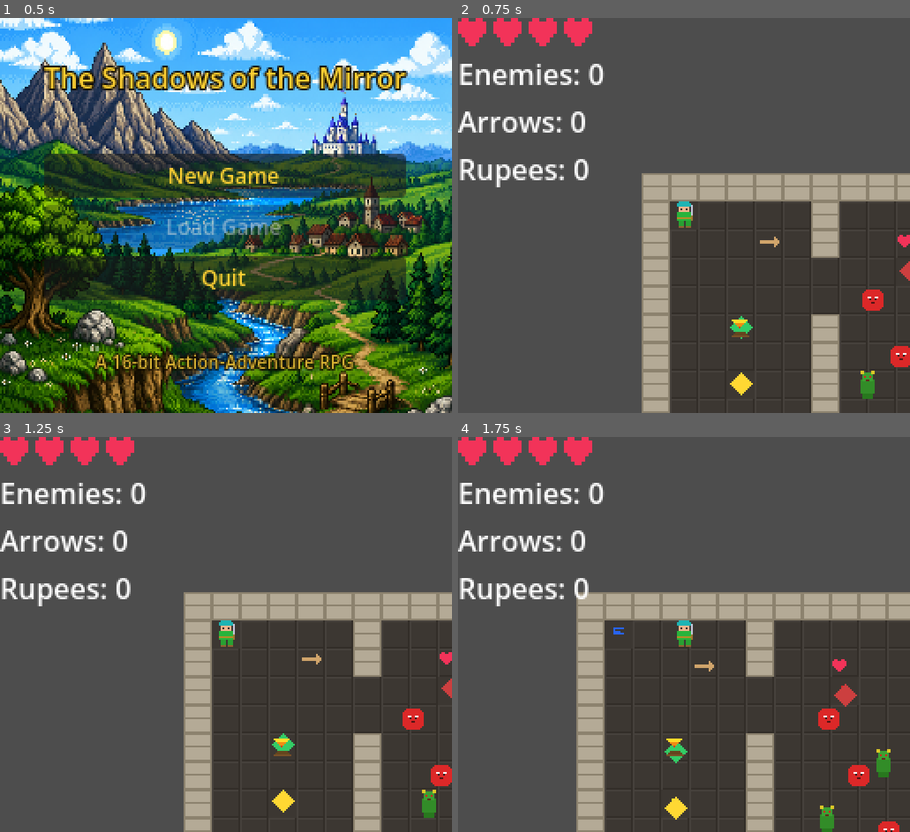
Above: before the commit, frames 1-4 (two rows, left to right).
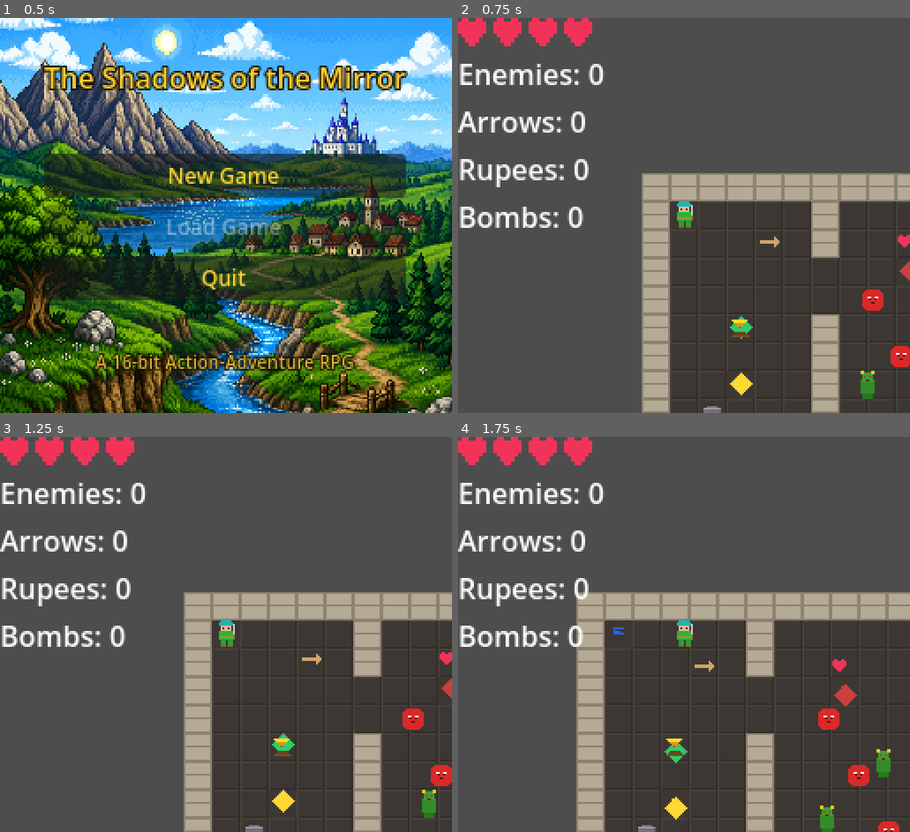
Above: after the commit, the same moments.

Repository: jjmcnerney/the-shadows-of-the-mirror
Game: Godot game, scene res://scenes/main/main_menu.tscn
The game is run twice, just before and just after one commit, with the same random seed, the same clock (stepped at 60 frames per second) and the same inputs.
Inputs:
- Up to frame 1 (0.5 s): no input
- Up to frame 2 (0.75 s): click "New Game" at 0.5 s
- Up to frame 3 (1.25 s): no input
- Up to frame 4 (1.75 s): hold D (move_right) from 1.28 s (still down); hold L (item) from 1.28 s (still down); tap W (move_up) at 1.52 s

Frame 1 is identical in both runs. In frame 2, 0.8% of the frame differs, in the area x 0-59%, y 47-100%; in frame 3, 0.8%; in frame 4, 0.8%.

Commit message:
feat: bombs usable — Bomb Bag grants 20 bombs, place + explode, breakable rocks
Implements plan T2.2.3 (bombs placed on ground, explode after delay,
breakable rocks). The bomb_bag key item already existed but granted no
bombs and bombs had no behavior.

- scenes/items/bomb.gd/.tscn: Area2D bomb, 1.5s fuse, 22px blast radius,
  damages enemies (DAMAGE 2) and breaks rocks. apply_blast(bodies) seam
  drives effects deterministically for headless tests.
- scenes/items/bombable_rock.gd/.tscn: StaticBody2D rock, try_break()
  disables collision + frees; breakable flag for future hard rocks.
- player.gd _use_item(): "item" action drops a bomb 1 tile ahead in facing
  direction when bomb_bag held + bombs>0; consumes one bomb.
- pickup.gd: bomb_bag key item grants 20 starter bombs (matches plan).
- crypts: spawn 2 breakable rocks in open floor; Bomb Bag pickup now
  grants +20 bombs and label matches granted quantity.
- HUD: live "Bombs: N" readout (Arrows/Rupees precedent).
- audio_manager: register bomb_place + bomb_explosion SFX (new .wav).
- test_player.gd: T16 bomb damages enemy, T17 blast breaks rock
  (direct + via blast), T18 Bomb Bag grants item + 20 bombs. Suite 18/18.

Diff:
--- a/scenes/dungeons/cathedral_crypts.gd
+++ b/scenes/dungeons/cathedral_crypts.gd
@@ -35,6 +35,7 @@
 	"stalfos": preload("res://scenes/enemies/stalfos.tscn"),
 }
 const PICKUP_SCENE: PackedScene = preload("res://scenes/items/pickup.tscn")
+const ROCK_SCENE: PackedScene = preload("res://scenes/items/bombable_rock.tscn")
 const PickupScript := preload("res://scenes/items/pickup.gd")
 var _enemy_count: int = 0
 @onready var tilemap: TileMap = $TileMap
@@ -58,6 +59,7 @@
 	AudioManager.play_theme("dungeon_placeholder")
 	print("[CathedralCrypts] Blockout ready (%dx%d tiles)" % [MAP[0].length(), MAP.size()])
 	_spawn_baseline_enemies()
+	_spawn_demo_rocks()
 	_add_hud()
 	GameManager.game_over.connect(_on_game_over)
 	# Pixel-perfect: force NEAREST filtering on the tiles + tile layer so the
@@ -141,7 +143,7 @@
 	# Major item markers become VISIBLE pickups now (Option B: real in-game
 	# item acquisition with a sprite + jingle), not invisible Areas.
 	_spawn_pickup_at("L", PickupScript.Kind.KEY_ITEM, "lamp", 0, "Got the Lamp!")
-	_spawn_pickup_at("B", PickupScript.Kind.KEY_ITEM, "bomb_bag", 0, "Got the Bomb Bag!")
+	_spawn_pickup_at("B", PickupScript.Kind.KEY_ITEM, "bomb_bag", 20, "Got the Bomb Bag! +20 bombs")
 	_spawn_pickup_at("S", PickupScript.Kind.KEY_ITEM, "basic_shield", 0, "Got the Basic Shield!")
 	# THE bow: comes with a starter quiver of arrows (criterion 9).
 	_spawn_pickup_at("P", PickupScript.Kind.KEY_ITEM, "bow", 10, "Got the Bow! +10 arrows")
@@ -165,6 +167,18 @@
 	# Place players/items centered on the tile.
 	pickup.global_position = Vector2(pos.x * TILE + TILE / 2.0, pos.y * TILE + TILE / 2.0)
 	add_child(pickup)
+
+# Breakable rocks (plan T2.2.3). Free-standing obstacles in open floor that a
+# bomb blast destroys — demonstrates the bomb mechanic without gating the main
+# route. Cells are verified floor and clear of pickups/enemies/exit.
+func _spawn_demo_rocks() -> void:
+	for cell in [Vector2i(2, 8), Vector2i(16, 6)]:
+		_spawn_rock(cell)
+
+func _spawn_rock(cell: Vector2i) -> void:
+	var rock: Node2D = ROCK_SCENE.instantiate()
+	rock.global_position = Vector2(cell.x * TILE + TILE / 2.0, cell.y * TILE + TILE / 2.0)
+	add_child(rock)
 
 func _place_save_point() -> void:
 	var sp := preload("res://scenes/world/save_point.tscn").instantiate()
--- /dev/null
+++ b/scenes/items/bomb.gd
@@ -0,0 +1,101 @@
+# Bomb — placed on the ground in front of the player, explodes after a short
+# fuse and damages enemies / breaks bombable rocks in its blast radius.
+# Per development plan T2.2.3: "Bombs placed on ground, explode after delay."
+#
+# The blast effect is applied through a public apply_blast(bodies) seam so the
+# headless test can drive it deterministically (no physics-timing dependency),
+# while runtime explode() feeds it from the Area's live overlap set.
+
+extends Area2D
+
+const FUSE_TIME: float = 1.5
+const BLAST_RADIUS: float = 22.0   # ~1.4 tiles (TILE = 16)
+const DAMAGE: int = 2
+const KNOCKBACK: float = 150.0
+
+var _fuse: float = FUSE_TIME
+var _exploded: bool = false
+var _sprite: Sprite2D = null
+
+func _ready() -> void:
+	monitoring = true
+	monitorable = false
+	collision_layer = 0      # the bomb does not block anything itself
+	collision_mask = 1       # detect layer-1 bodies: walls, enemies, rocks, player
+	_build_sprite()
+	AudioManager.play_sfx_named("bomb_place", global_position)
+
+## Place the bomb at an origin (1 tile ahead of the player) in facing direction.
+func setup(origin: Vector2) -> void:
+	global_position = origin
+
+func _physics_process(delta: float) -> void:
+	if _exploded:
+		return
+	_fuse -= delta
+	if _fuse <= 0.0:
+		explode()
+
+## Runtime detonation: gather bodies currently overlapping the blast area.
+func explode() -> void:
+	if _exploded:
+		return
+	apply_blast(get_overlapping_bodies())
+
+## Deterministic blast seam: apply effects to an explicit list of bodies.
+## Enemies (duck-typed by take_damage) are damaged; rocks (try_break) are broken.
+## The player who dropped it is never affected.
+func apply_blast(bodies: Array) -> void:
+	if _exploded:
+		return
+	_exploded = true
+	for b in bodies:
+		if b == null or not (b is Node):
+			continue
+		if b.is_in_group("player"):
+			continue
+		if b.has_method("try_break"):
+			b.call("try_break")
+		elif b.has_method("take_damage"):
+			var dir: Vector2i = Vector2i.ZERO
+			if b is Node2D:
+				var off: Vector2 = (b as Node2D).global_position - global_position
+				dir = Vector2i(signf(off.x), signf(off.y))
+			b.call("take_damage", DAMAGE, dir, KNOCKBACK)
+	_play_explosion()
+
+func _play_explosion() -> void:
+	AudioManager.play_sfx_named("bomb_explosion", global_position)
+	if not is_inside_tree():
+		queue_free()
+		return
+	if _sprite != null:
+		var tw: Tween = create_tween()
+		tw.tween_property(_sprite, "scale", Vector2(2.4, 2.4), 0.12)
+		tw.tween_property(_sprite, "modulate", Color(2.5, 2.2, 1.4, 1.0), 0.10)
+		tw.tween_interval(0.12)
+		tw.tween_property(self, "modulate:a", 0.0, 0.15)
+	timer(0.45, func() -> void: queue_free())
+
+# One-shot deferred call helper (Godot 4 has no built-in delay()).
+func timer(seconds: float, cb: Callable) -> void:
+	var t := get_tree().create_timer(seconds)
+	t.timeout.connect(cb)
+
+func _build_sprite() -> void:
+	var img := Image.create(12, 12, false, Image.FORMAT_RGBA8)
+	img.fill(Color(0, 0, 0, 0))
+	# Round bomb body (dark with a highlight).
+	for y in range(3, 11):
+		for x in range(2, 10):
+			img.set_pixel(x, y, Color(0.15, 0.15, 0.2, 1.0))
+	img.set_pixel(4, 4, Color(0.5, 0.5, 0.6, 1.0))
+	img.set_pixel(3, 5, Color(0.4, 0.4, 0.5, 1.0))
+	# Fuse nub on top.
+	img.set_pixel(6, 2, Color(0.8, 0.7, 0.3, 1.0))
+	img.set_pixel(7, 1, Color(0.9, 0.8, 0.4, 1.0))
+	var tex := ImageTexture.create_from_image(img)
+	tex.resource_local_to_scene = true
+	_sprite = Sprite2D.new()
+	_sprite.texture = tex
+	add_child(_sprite)
--- /dev/null
+++ b/scenes/items/bomb.tscn
@@ -0,0 +1,16 @@
+[gd_scene load_steps=3 format=3]
+
+[ext_resource type="Script" path="res://scenes/items/bomb.gd" id="1_script"]
+
+[sub_resource type="CircleShape2D" id="blast_shape"]
+radius = 22.0
+
+[node name="Bomb" type="Area2D"]
+script = ExtResource("1_script")
+monitoring = true
+monitorable = false
+collision_layer = 0
+collision_mask = 1
+
+[node name="CollisionShape2D" type="CollisionShape2D" parent="."]
+shape = SubResource("blast_shape")
--- /dev/null
+++ b/scenes/items/bombable_rock.gd
@@ -0,0 +1,62 @@
+# BombableRock — a static obstacle that a bomb blast destroys, opening a path.
+# Per development plan T2.2.3: "breakable rocks."
+#
+# Sits as a solid StaticBody2D (blocks movement) until try_break() is called by
+# a bomb blast; then it flashes, shrinks, and is removed. Non-breakable rocks
+# (breakable = false) simply resist the blast — used for future hard walls.
+
+extends StaticBody2D
+
+@export var breakable: bool = true
+
+var broken: bool = false
+var _sprite: Sprite2D = null
+
+func _ready() -> void:
+	collision_layer = 1
+	collision_mask = 1
+	add_to_group("bombable_rock")
+	_build_sprite()
+
+## Called by a bomb blast. Returns whether the rock actually broke.
+func try_break() -> bool:
+	if broken:
+		return false
+	if not breakable:
+		return false
+	broken = true
+	# Disable collision immediately so the path opens even before the node frees.
+	var cs := get_node_or_null("CollisionShape2D")
+	if cs != null:
+		cs.set_deferred("disabled", true)
+	if _sprite != null:
+		var tw: Tween = create_tween()
+		tw.tween_property(_sprite, "modulate", Color(2.2, 2.0, 1.6, 1.0), 0.08)
+		tw.tween_property(_sprite, "scale", Vector2(0.2, 0.2), 0.18)
+		tw.tween_interval(0.10)
+	queue_free()
+	return true
+
+func _build_sprite() -> void:
+	var img := Image.create(14, 14, false, Image.FORMAT_RGBA8)
+	img.fill(Color(0, 0, 0, 0))
+	# A blocky gray rock with a couple of cracks.
+	for y in range(3, 13):
+		for x in range(2, 12):
+			# carve an irregular rock silhouette
+			if y <= 4 and (x <= 3 or x >= 10):
+				continue
+			if y >= 12 and (x <= 2 or x >= 11):
+				continue
+			img.set_pixel(x, y, Color(0.45, 0.44, 0.48, 1.0))
+	# shading + cracks
+	for x in range(2, 12):
+		img.set_pixel(x, 4, Color(0.62, 0.62, 0.66, 1.0))
+	img.set_pixel(6, 7, Color(0.3, 0.3, 0.34, 1.0))
+	img.set_pixel(7, 8, Color(0.3, 0.3, 0.34, 1.0))
+	img.set_pixel(8, 9, Color(0.3, 0.3, 0.34, 1.0))
+	var tex := ImageTexture.create_from_image(img)
+	tex.resource_local_to_scene = true
+	_sprite = Sprite2D.new()
+	_sprite.texture = tex
+	add_child(_sprite)
--- /dev/null
+++ b/scenes/items/bombable_rock.tscn
@@ -0,0 +1,14 @@
+[gd_scene load_steps=3 format=3]
+
+[ext_resource type="Script" path="res://scenes/items/bombable_rock.gd" id="1_script"]
+
+[sub_resource type="RectangleShape2D" id="rock_shape"]
+size = Vector2(14, 14)
+
+[node name="BombableRock" type="StaticBody2D"]
+script = ExtResource("1_script")
+collision_layer = 1
+collision_mask = 1
+
+[node name="CollisionShape2D" type="CollisionShape2D" parent="."]
+shape = SubResource("rock_shape")
--- a/scenes/items/pickup.gd
+++ b/scenes/items/pickup.gd
@@ -37,6 +37,9 @@
 			if item_id == "bow":
 				# The Bow always comes with a starter quiver.
 				GameManager.add_consumable("arrows", amount if amount > 0 else 10)
+			elif item_id == "bomb_bag":
+				# The Bomb Bag always comes with a starter stock (plan T2.2.3: 20 bombs).
+				GameManager.add_consumable("bombs", amount if amount > 0 else 20)
 		Kind.CONSUMABLE:
 			GameManager.add_consumable(item_id, amount)
 		Kind.HEART_PIECE:
--- a/scenes/player/player.gd
+++ b/scenes/player/player.gd
@@ -86,6 +86,7 @@
 
 # Bow projectile scene (spawned on the "bow" action)
 const ARROW_SCENE: PackedScene = preload("res://scenes/items/arrow.tscn")
+const BOMB_SCENE: PackedScene = preload("res://scenes/items/bomb.tscn")
 
 # Shield visual
 @onready var shield_visual: Sprite2D = $Shield
@@ -476,12 +477,27 @@
 	pass
 
 func _use_item() -> void:
-	# Use equipped item in facing direction — cardinal only
-	# Placeholder: will be wired to inventory system
-	if not GameManager.has_equipped_item():
-		return
-
-	used_item.emit(facing)
+	# Use the held item in the facing direction — cardinal only.
+	# The Bomb Bag is currently the only usable item: it drops a bomb one tile
+	# ahead in the facing direction, spending one bomb from the bag.
+	if facing.x != 0 and facing.y != 0:
+		return  # cardinal directions only
+	if GameManager.has_key_item("bomb_bag") and GameManager.get_consumable("bombs") > 0:
+		_place_bomb()
+		used_item.emit(facing)
+		return
+	if GameManager.has_equipped_item():
+		# Placeholder for future equippable items.
+		used_item.emit(facing)
+
+func _place_bomb() -> void:
+	# Drop a bomb one tile ahead; consume one from the bag. The bomb's own fuse
+	# and blast are handled by the Bomb scene (see scenes/items/bomb.gd).
+	if not GameManager.consume_consumable("bombs", 1):
+		return
+	var bomb: Node2D = BOMB_SCENE.instantiate()
+	bomb.setup(global_position + Vector2(facing) * 14.0)
+	get_parent().add_child(bomb)
 
 # ---------- Collision & Movement ----------
 
--- a/scenes/ui/hud.gd
+++ b/scenes/ui/hud.gd
@@ -8,6 +8,7 @@
 @onready var enemy_label: Label = $Margin/VBox/EnemyCount
 @onready var arrow_label: Label = $Margin/VBox/ArrowLabel
 @onready var rupee_label: Label = $Margin/VBox/RupeeLabel
+@onready var bomb_label: Label = $Margin/VBox/BombLabel
 
 const HEART_SIZE := 16
 
@@ -43,6 +44,8 @@
 		arrow_label.text = "Arrows: %d" % GameManager.get_consumable("arrows")
 	if rupee_label:
 		rupee_label.text = "Rupees: %d" % GameManager.get_consumable("rupees")
+	if bomb_label:
+		bomb_label.text = "Bombs: %d" % GameManager.get_consumable("bombs")
 
 func _refresh() -> void:
 	if heart_container == null:
--- a/scenes/ui/hud.tscn
+++ b/scenes/ui/hud.tscn
@@ -25,3 +25,6 @@
 
 [node name="RupeeLabel" type="Label" parent="Margin/VBox"]
 text = "Rupees: 0"
+
+[node name="BombLabel" type="Label" parent="Margin/VBox"]
+text = "Bombs: 0"
--- a/scripts/core/audio_manager.gd
+++ b/scripts/core/audio_manager.gd
@@ -24,6 +24,8 @@
 	"player_hurt": "res://assets/audio/sfx/player_hurt.ogg",
 	"boss_hurt": "res://assets/audio/sfx/boss_hurt.ogg",
 	"item_get": "res://assets/audio/sfx/item_get.wav",
+	"bomb_place": "res://assets/audio/sfx/bomb_place.wav",
+	"bomb_explosion": "res://assets/audio/sfx/bomb_explosion.wav",
 	"error": "res://assets/audio/sfx/error.ogg",
 }
 
--- a/scripts/tools/test_player.gd
+++ b/scripts/tools/test_player.gd
@@ -184,5 +184,58 @@
 		s.queue_free()
 	print("[T15] Stalfos reassembles (DOWN->UP) then dies after lives exhausted: %s (reassembled=%s, died=%s)" % [s_ok and reassembled and truly_died, reassembled, truly_died])
 
+	# Test 16: A bomb blast damages an enemy in radius.
+	var bomb_scene: PackedScene = load("res://scenes/items/bomb.tscn")
+	var bt_ok: bool = bomb_scene != null
+	var bh_before: int = -1
+	var bh_after: int = -1
+	if bt_ok:
+		var foe: Node = load("res://scenes/enemies/octorok.tscn").instantiate()
+		add_child(foe)
+		foe.global_position = Vector2(300, 300)
+		foe.set("health", 8)  # keep it alive so we can read the reduced value
+		var bomb1: Node = bomb_scene.instantiate()
+		add_child(bomb1)
+		bomb1.global_position = Vector2(304, 300)  # within BLAST_RADIUS (22)
+		bh_before = foe.get("health")
+		bomb1.call("apply_blast", [foe])
+		bh_after = foe.get("health") if is_instance_valid(foe) else bh_before
+		bt_ok = bh_after == bh_before - 2  # Bomb.DAMAGE == 2
+	print("[T16] Bomb blast damages enemy by 2: %s (hp %d -> %d)" % [bt_ok, bh_before, bh_after])
+
+	# Test 17: A bomb blast breaks a bombable rock.
+	var rk_ok: bool = false
+	var broke_direct: bool = false
+	var broke_via_blast: bool = false
+	if bomb_scene != null:
+		var rock_a: Node = load("res://scenes/items/bombable_rock.tscn").instantiate()
+		add_child(rock_a)
+		rock_a.global_position = Vector2(400, 400)
+		broke_direct = rock_a.call("try_break")
+		var bomb2: Node = bomb_scene.instantiate()
+		add_child(bomb2)
+		bomb2.global_position = Vector2(500, 500)
+		var rock_b: Node = load("res://scenes/items/bombable_rock.tscn").instantiate()
+		add_child(rock_b)
+		rock_b.global_position = Vector2(504, 500)
+		bomb2.call("apply_blast", [rock_b])
+		broke_via_blast = (rock_b.get("broken") == true)
+		rk_ok = broke_direct and broke_via_blast
+	print("[T17] Bomb blast breaks bombable rock: %s (direct=%s, via_blast=%s)" % [rk_ok, broke_direct, broke_via_blast])
+
+	# Test 18: The Bomb Bag key-item pickup grants the item + 20 starter bombs.
+	var PickupScript2 := preload("res://scenes/items/pickup.gd")
+	var bombs_before: int = GameManager.get_consumable("bombs")
+	var bb_ok: bool = false
+	if not GameManager.has_key_item("bomb_bag"):
+		var pk: Node = load("res://scenes/items/pickup.tscn").instantiate()
+		add_child(pk)
+		pk.kind = PickupScript2.Kind.KEY_ITEM
+		pk.item_id = "bomb_bag"
+		pk.amount = 20
+		pk.call("_acquire")  # run the key-item grant path directly
+		bb_ok = GameManager.has_key_item("bomb_bag") and (GameManager.get_consumable("bombs") - bombs_before == 20)
+	print("[T18] Bomb Bag grants item + 20 bombs: %s (bombs %d -> %d)" % [bb_ok, bombs_before, GameManager.get_consumable("bombs")])
+
 	print("\n=== All tests passed ===")
 	get_tree().quit()
Not shown, added: assets/audio/sfx/bomb_explosion.wav.import
Not shown, added: assets/audio/sfx/bomb_place.wav.import
Not shown, added: scenes/items/bomb.gd.uid
Not shown, added: scenes/items/bombable_rock.gd.uid
Not shown, added: assets/audio/sfx/bomb_explosion.wav
Not shown, added: assets/audio/sfx/bomb_place.wav
